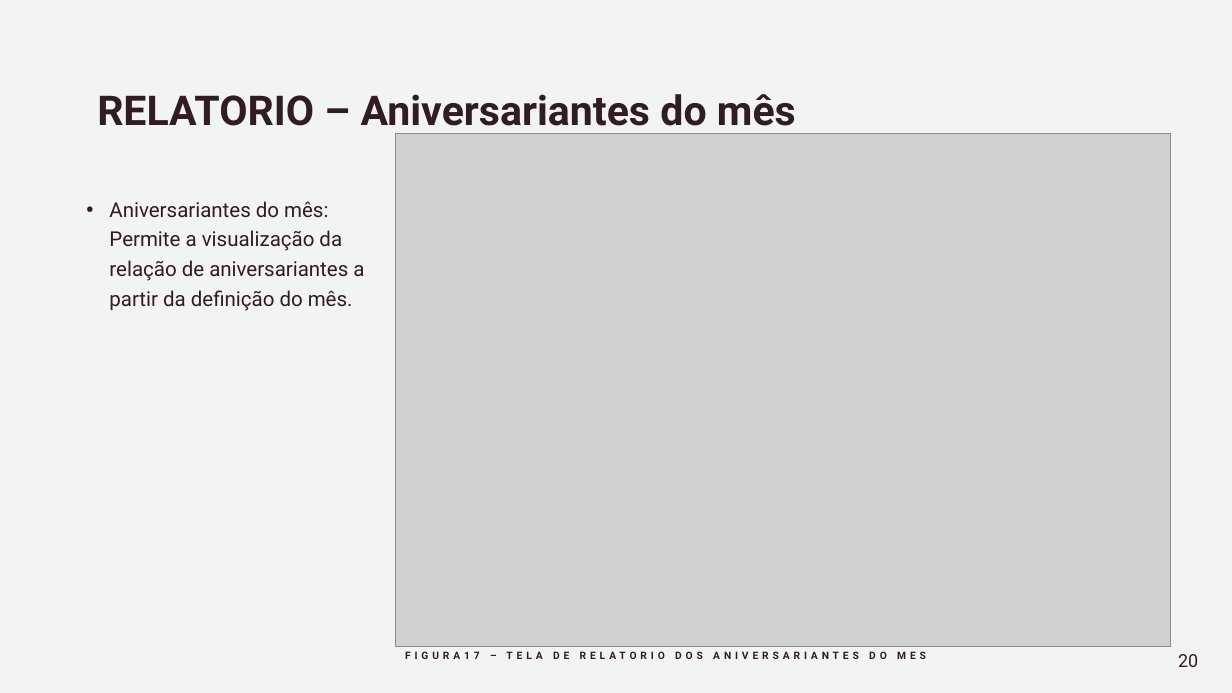
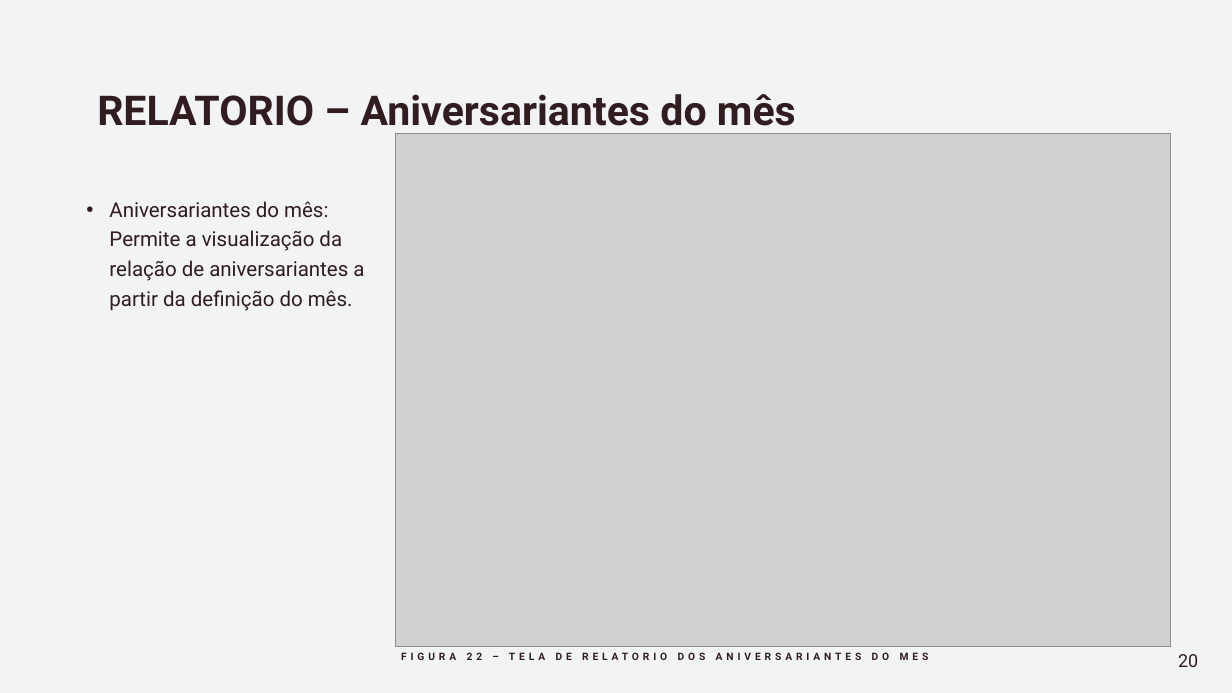
Before and after one commit to eder-ferreira/academia, a slide deck: slide 20 of Documentos/Apresentação -Gestão de Academia.pptx. Drawn at 1232x693 pixels with LibreOffice and Linux fonts; fonts in the diff are those of the drawing; grey boxes stand for pictures. Boxes give left, top, right and bottom in pixels: in the first picture for what was removed or moved away, otherwise in the second. Text is boxed around its words. In the diff, an @@ line names an element or a change of style, - is before the commit and + after.

```diff
--- a/Documentos/Apresentação -Gestão de Academia.pptx
+++ b/Documentos/Apresentação -Gestão de Academia.pptx
@@ text at (401,652,929,660): text changed @@
-FIGURA17 – TELA DE RELATORIO DOS ANIVERSARIANTES DO MES
+FIGURA 22 – TELA DE RELATORIO DOS ANIVERSARIANTES DO MES
```
Also in this commit, not shown: 17 other slides changed, 7 other files.
